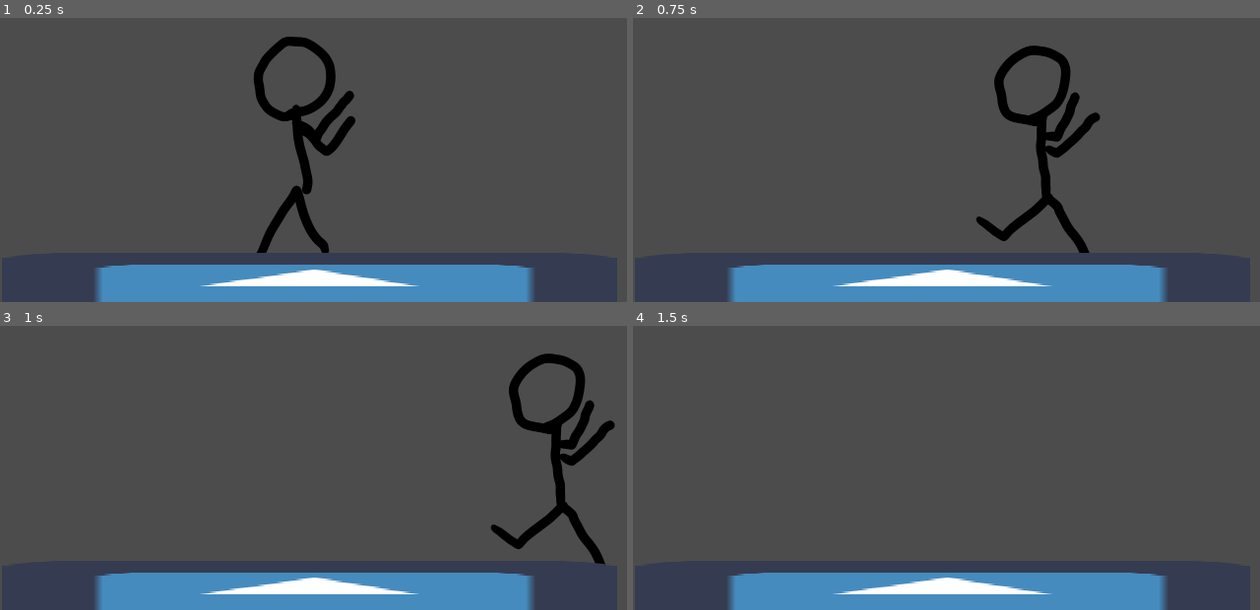
Above: before the commit, frames 1-4 (two rows, left to right).
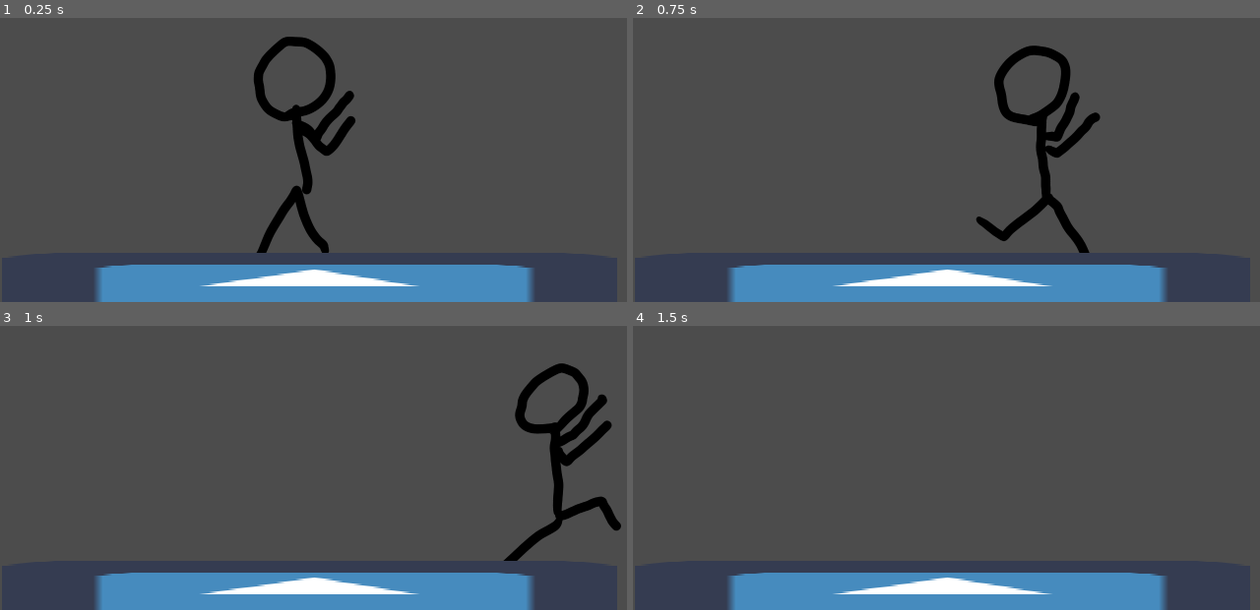
Above: after the commit, the same moments.

Repository: Utfigyii/fighting
Game: Godot game, scene res://assets/scenes/testArena.tscn
The game is run twice, just before and just after one commit, with the same random seed, the same clock (stepped at 60 frames per second) and the same inputs. The engine's default icon, where the game draws it, is replaced by a stand-in: a white triangle on a blue panel in a dark square.
Inputs:
- Up to frame 1 (0.25 s): no input
- Up to frame 2 (0.75 s): tap Enter at 0.5 s; hold Right (ui_right) from 0.53 s (still down); tap J (j) at 0.6 s
- Up to frame 3 (1 s): keep holding Right (ui_right)
- Up to frame 4 (1.5 s): release Right (ui_right) at 1.28 s; hold Down (ui_down) from 1.28 s (still down); tap J (j) at 1.35 s

Frames 1-2 are identical in both runs. In frame 3, 3.1% of the frame differs, in the area x 78-100%, y 9-84%; in frame 4, nothing differs.

Commit message:
fixed ljab stuck

Diff:
--- a/assets/characters/FIGHTER_stickman.tscn
+++ b/assets/characters/FIGHTER_stickman.tscn
@@ -155,7 +155,7 @@
 tracks/1/imported = false
 tracks/1/enabled = true
 tracks/1/keys = {
-"times": PoolRealArray( 0, 0.05 ),
+"times": PoolRealArray( 0, 0.07 ),
 "transitions": PoolRealArray( 1, 1 ),
 "update": 1,
 "values": [ 1, 0 ]
@@ -167,7 +167,7 @@
 tracks/2/imported = false
 tracks/2/enabled = true
 tracks/2/keys = {
-"times": PoolRealArray( 0, 0.05 ),
+"times": PoolRealArray( 0, 0.07 ),
 "transitions": PoolRealArray( 1, 1 ),
 "update": 1,
 "values": [ true, false ]
@@ -179,7 +179,7 @@
 tracks/3/imported = false
 tracks/3/enabled = true
 tracks/3/keys = {
-"times": PoolRealArray( 0, 0.05 ),
+"times": PoolRealArray( 0, 0.07 ),
 "transitions": PoolRealArray( 1, 1 ),
 "update": 1,
 "values": [ true, false ]
@@ -191,7 +191,7 @@
 tracks/4/imported = false
 tracks/4/enabled = true
 tracks/4/keys = {
-"times": PoolRealArray( 0, 0.05 ),
+"times": PoolRealArray( 0, 0.07 ),
 "transitions": PoolRealArray( 1, 1 ),
 "update": 1,
 "values": [ false, true ]
@@ -203,7 +203,7 @@
 tracks/5/imported = false
 tracks/5/enabled = true
 tracks/5/keys = {
-"times": PoolRealArray( 0.05 ),
+"times": PoolRealArray( 0.09 ),
 "transitions": PoolRealArray( 1 ),
 "values": [ {
 "args": [  ],
@@ -327,6 +327,7 @@
 [node name="AnimatedSprite" type="AnimatedSprite" parent="KinematicBody2D"]
 frames = SubResource( 1 )
 animation = "ljab"
+frame = 1
 
 [node name="AnimationPlayer" type="AnimationPlayer" parent="KinematicBody2D"]
 root_node = NodePath("../..")
@@ -352,10 +353,7 @@
 [node name="attacks" type="Node2D" parent="KinematicBody2D"]
 
 [node name="ljab" type="Area2D" parent="KinematicBody2D/attacks"]
-monitoring = false
-monitorable = false
 
 [node name="ljabHitbox" type="CollisionShape2D" parent="KinematicBody2D/attacks/ljab"]
 position = Vector2( 94, 59.25 )
 shape = SubResource( 21 )
-disabled = true
